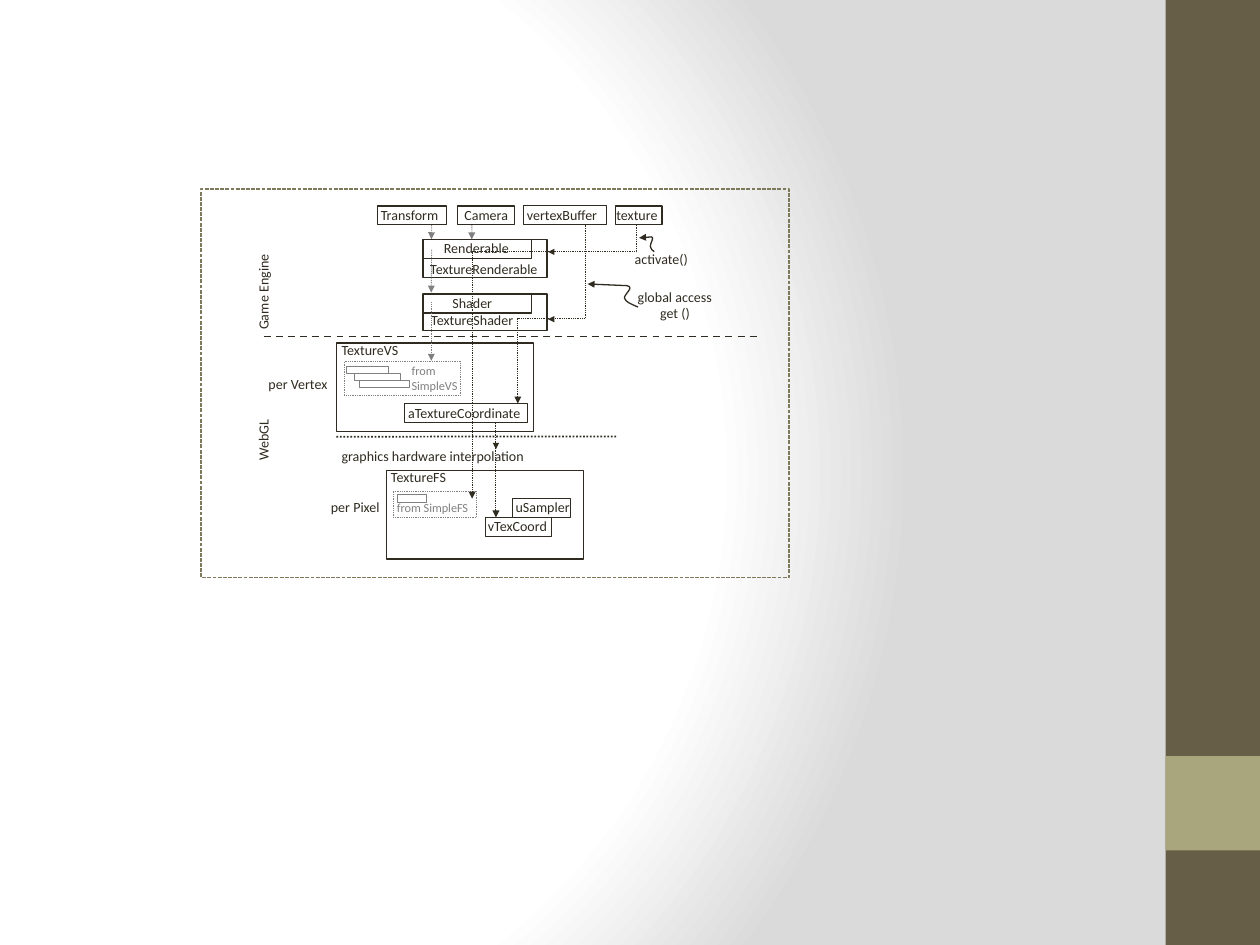
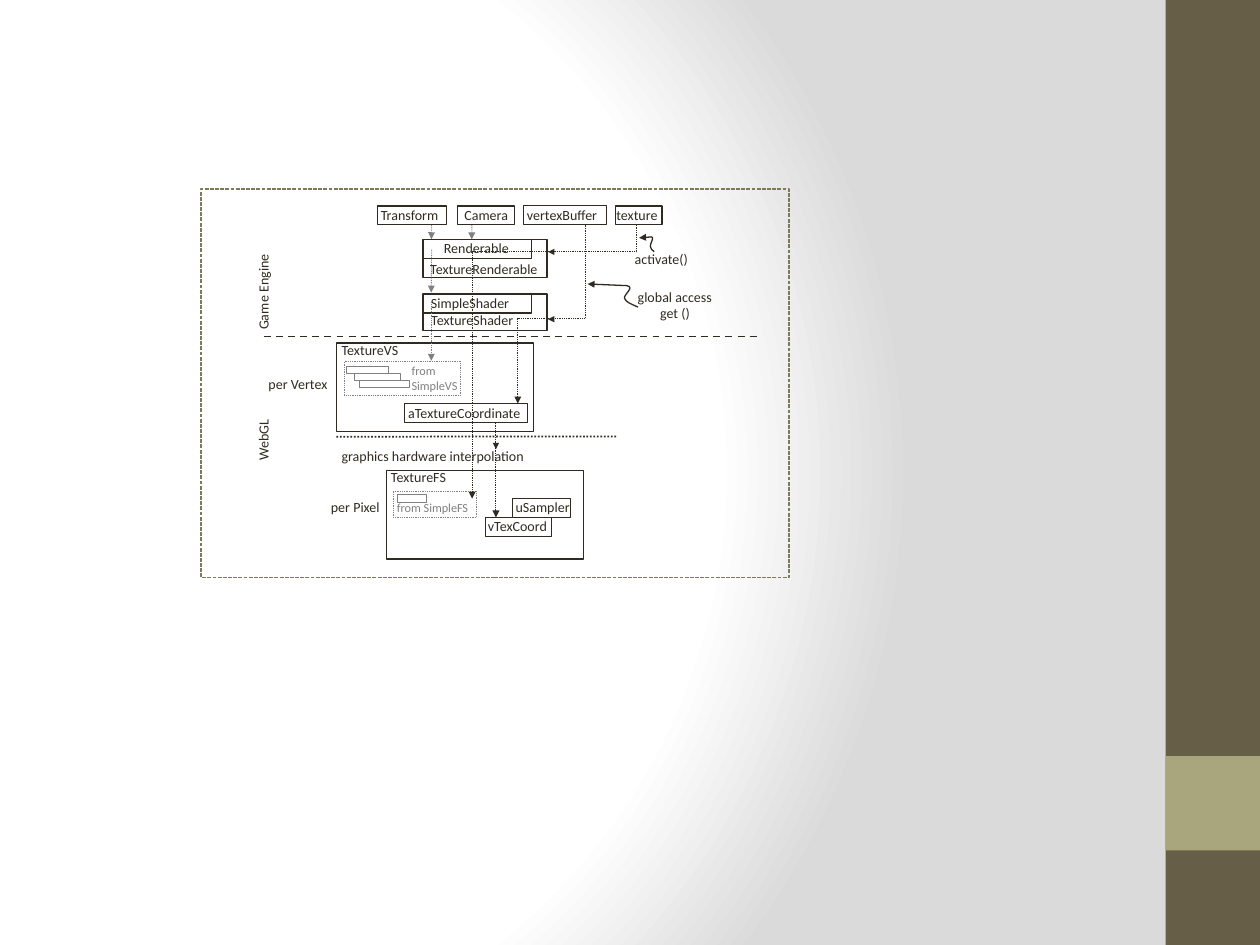
Before and after one commit to HTML5GameEngineGroup/GTCS-GameEngine2, a slide deck: slide 2 of Word/Diagrams/chapter5/chap 5 extra.figures.pptx. Drawn at 1260x945 pixels with LibreOffice and Linux fonts; fonts in the diff are those of the drawing. Boxes give left, top, right and bottom in pixels: in the first picture for what was removed or moved away, otherwise in the second. Text is boxed around its words. In the diff, an @@ line names an element or a change of style, - is before the commit and + after.

Commit message:
Chap 5 fig 5, 6, 10: should use SimpleShader and not just Shader

```diff
--- a/Word/Diagrams/chapter5/chap 5 extra.figures.pptx
+++ b/Word/Diagrams/chapter5/chap 5 extra.figures.pptx
@@ text at <box>431,296,509,312</box>: text changed @@
-Shader
+SimpleShader
```
Also in this commit, not shown: 2 other slides changed, 6 other files.
